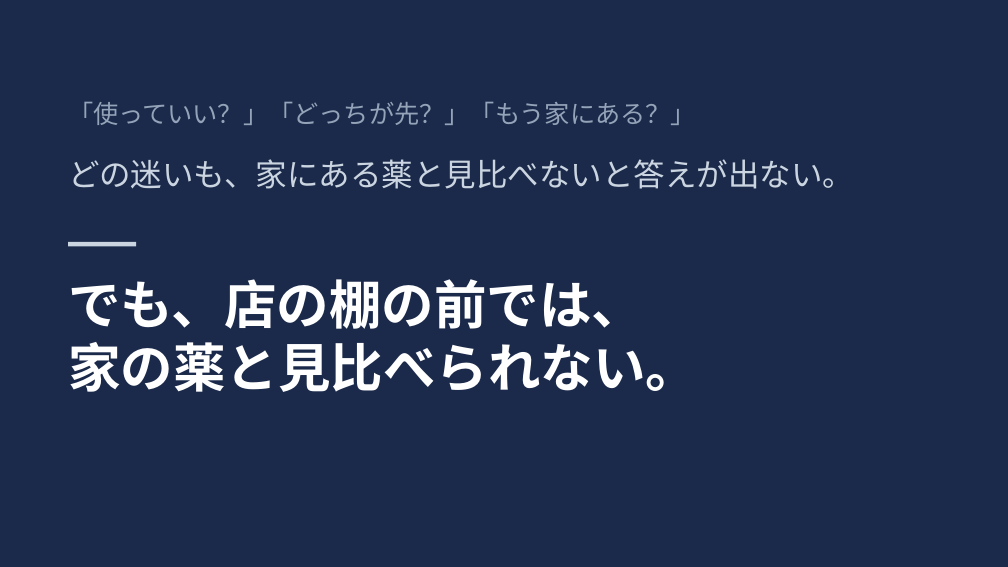
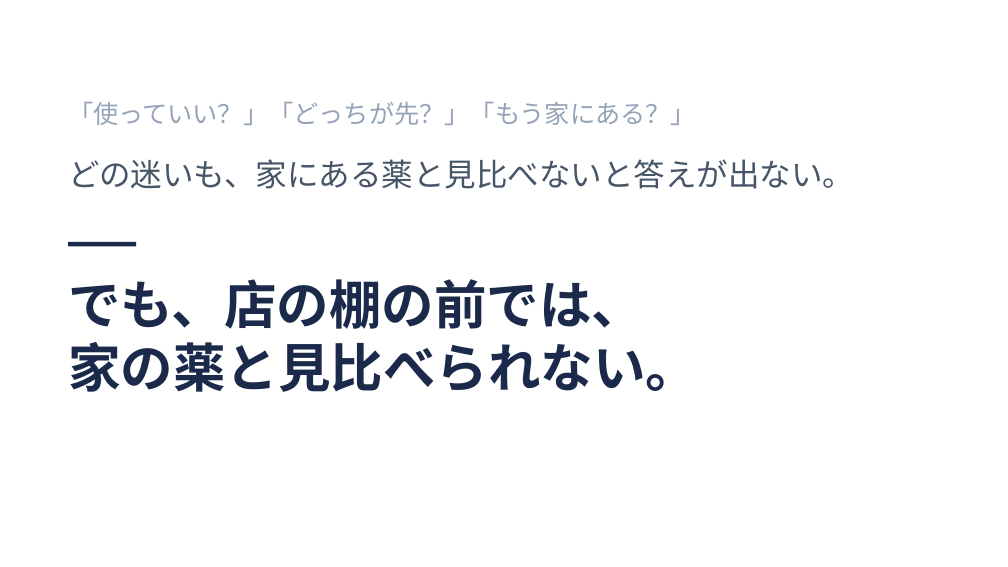
Before and after one commit to John-Frusciante/overlai, a slide deck: slide 4 of docs/ピッチ/Overlai_本選ピッチ.pptx. Drawn at 1008x567 pixels with LibreOffice and Linux fonts; fonts in the diff are those of the drawing. Boxes give left, top, right and bottom in pixels: in the first picture for what was removed or moved away, otherwise in the second. Text is boxed around its words. In the diff, an @@ line names an element or a change of style, - is before the commit and + after.

```diff
--- a/docs/ピッチ/Overlai_本選ピッチ.pptx
+++ b/docs/ピッチ/Overlai_本選ピッチ.pptx
@@ background #1B2A4A to #FFFFFF @@
@@ text "どの迷いも、家にある薬と見比べないと答えが出ない。" at <box>68,159,854,189</box>: text colour #CBD5E1 to #475569 @@
@@ rectangle at <box>68,242,136,247</box>: fill #CBD5E1 to #1B2A4A @@
@@ text "でも、店の棚の前では、" at <box>68,279,698,392</box>: text colour #FFFFFF to #1B2A4A @@
```
Also in this commit, not shown: 1 other slide changed, 2 other files.
